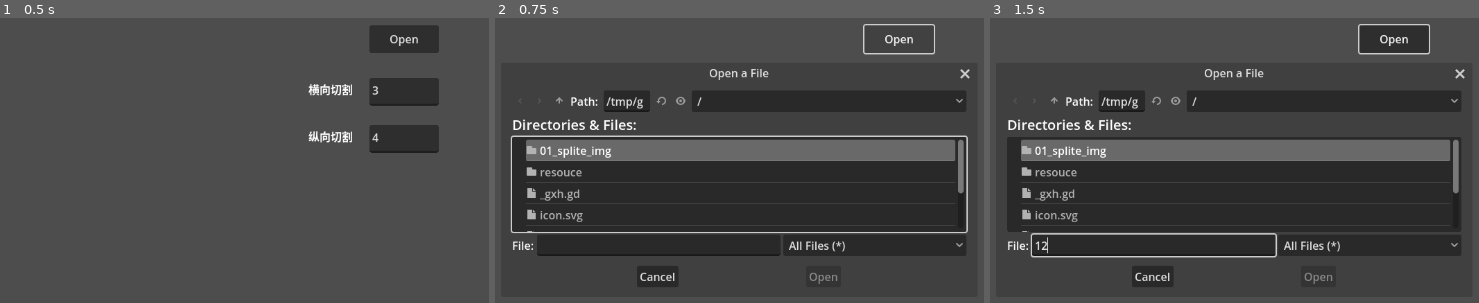
Above: before the commit, frames 1-3 (left to right).
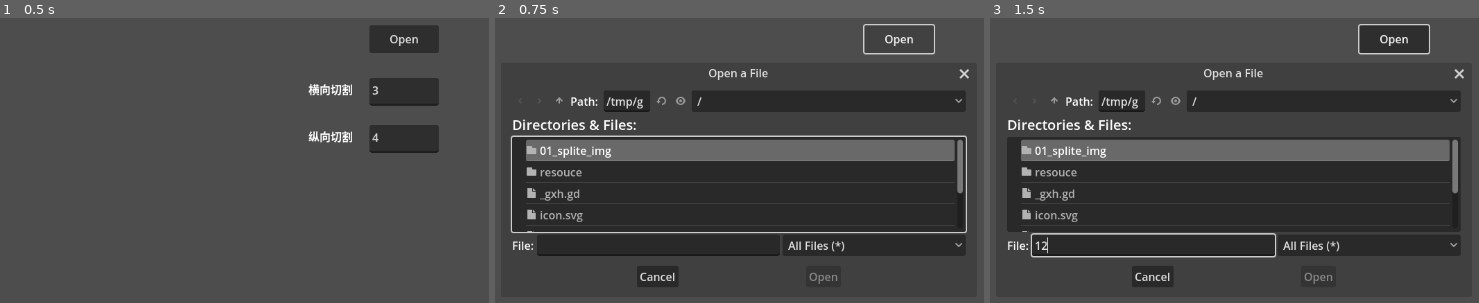
Above: after the commit, the same moments.

Repository: fyuteryu/image_process
Game: Godot game, scene res://01_splite_img/image_process.tscn
Same seed, same stepped clock (60 frames per second), same inputs: the game is played once before the commit and once after it. Before the commit the project has no main scene; this scene is started directly in both runs.
Inputs (mouse positions are in pixels of both pictures, inside the frame that each line leads up to):
- Up to frame 1 (0.5 s): no input
- Up to frame 2 (0.75 s): click "Open" at 0.5 s
- Up to frame 3 (1.5 s): click (1151, 246) at 1.27 s; type "12" at 1.35 s

Frame 1 is identical in both runs. In frame 2, 0.7% of the frame differs, in the area x 43-98%, y 17-83%; in frame 3, 0.5%.

Commit message:
图片素材切割
完善切割后素材的存储方式，切割后用原图的文件名创建文件夹保存切割结果

Diff:
--- a/01_splite_img/image_process.gd
+++ b/01_splite_img/image_process.gd
@@ -34,10 +34,14 @@
 		print("File open faild");
 		img.free()
 		return
-	cut_pixels(img, int($hx.text), int($zx.text))
 
+	var farr = filename.split(".")[-1]
+	var imgdir = filename.left(-farr.length()-1)
+	cut_pixels(img, imgdir,int($hx.text), int($zx.text))
+	return
 
-func cut_pixels(image: Image, wn: int, hn: int):
+func cut_pixels(image: Image, imgdir: String, wn: int, hn: int):
+	DirAccess.make_dir_absolute(imgdir)
 	var t = 1
 	var width = image.get_width()
 	var height = image.get_height()
@@ -51,14 +55,14 @@
 			frame_image = Image.create_empty(imgw, imgh, false, image.get_format())
 			## 确保不超出图片边界
 			var rect = Rect2(x, y, imgw, imgh)
-			print(rect)
+			#print(rect)
 			rect = rect.intersection(Rect2(0, 0, imgw, imgh))
-			print(rect)
-			print(str(t)+":---------------------------")
+			#print(rect)
+			#print(str(t)+":---------------------------")
 
 			#
 			frame_image.blit_rect(image, Rect2(x, y, width, height), Vector2(0, 0))
-			frame_image.save_png("res://resouce/"+str(t)+".png")
+			frame_image.save_png(imgdir+"/"+str(t)+".png")
 			t += 1
 			#
 			var texture := ImageTexture.create_from_image(frame_image)
--- a/project.godot
+++ b/project.godot
@@ -11,5 +11,6 @@
 [application]
 
 config/name="image_process"
+run/main_scene="res://01_splite_img/image_process.tscn"
 config/features=PackedStringArray("4.3", "Forward Plus")
 config/icon="res://icon.svg"
Binary file removed: resouce/1.png
Not shown, removed: resouce/1.png.import
Binary file removed: resouce/10.png
Not shown, removed: resouce/10.png.import
Binary file removed: resouce/11.png
Not shown, removed: resouce/11.png.import
Binary file removed: resouce/12.png
Not shown, removed: resouce/12.png.import
Binary file removed: resouce/2.png
Not shown, removed: resouce/2.png.import
Binary file removed: resouce/3.png
Not shown, removed: resouce/3.png.import
(and 14 more such lines)
